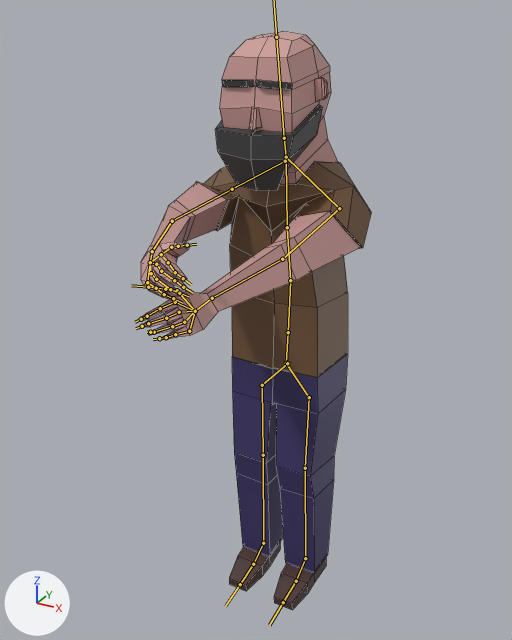
The FBX model Assets/Models/3D/game items/character.fbx: old version first, new version second.
One viewpoint serves both versions: a 50 mm lens placed at (1.62, -3.44, 3.52), pointed at (-0.07, -0.36, 1.99). Lighting does not change. The marker at lower left points along +X, +Y and +Z. Both versions are drawn at frame 28 of the action 'Character|Extract'; the numbers are the values there. The bones that bend it are drawn over the model as lines. Mesh edges are drawn as thin lines.
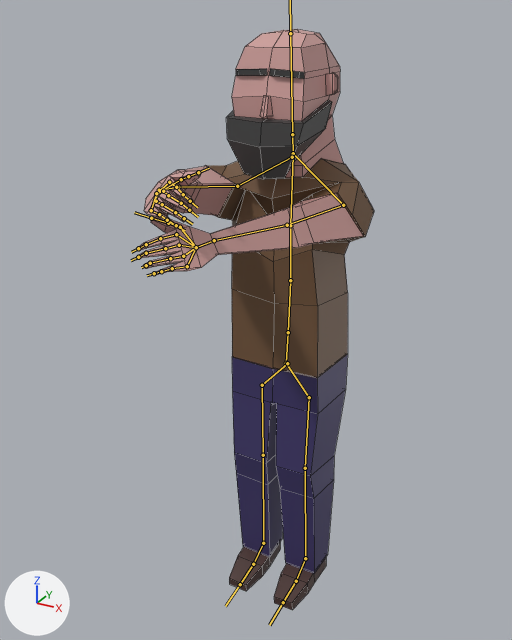
Changed parts and their boxes (x1, y1, x2, y2) in the pictures (512 x 640 px):
```json
{"object": "Cube", "change": "posed", "before": [140, 31, 371, 610], "after": [138, 29, 374, 610]}
{"bone": "Bone.001", "before": "(290, 280) to (287, 227)", "after": "(290, 280) to (290, 225)"}
{"bone": "Bone.006", "before": "(339, 208) to (282, 259)", "after": "(343, 205) to (287, 225)"}
{"bone": "Bone.029", "before": "(232, 189) to (172, 221)", "after": "(237, 186) to (178, 187)"}
```

Scene script edits in JSON lines:
```json
{"block": "bone_bone_001", "where": "bone_bone_001 = bpy.data.objects['Character'].pose.bones['Bone.001']  # child of 'Bone.051'"}
{"op": "set", "path": "bone_bone_001.rotation_quaternion", "old": "(0.998, 0.058, -0.001, 0.001)", "new": "(1.0, 0.0, 0.0, 0.0)", "note": "degrees (7, 0, 0) -> degrees (0, 0, 0)"}
{"block": "bone_bone_006", "where": "bone_bone_006 = bpy.data.objects['Character'].pose.bones['Bone.006']  # child of 'Bone.005'"}
{"op": "set", "path": "bone_bone_006.rotation_quaternion", "old": "(0.732, -0.65, -0.086, -0.187)", "new": "(0.684, -0.681, -0.106, -0.238)", "note": "degrees (-81, -22, -10) -> degrees (-87, -28, -12)"}
{"block": "bone_bone_029", "where": "bone_bone_029 = bpy.data.objects['Character'].pose.bones['Bone.029']  # child of 'Bone.028'"}
{"op": "set", "path": "bone_bone_029.rotation_quaternion", "old": "(0.717, -0.485, 0.129, -0.484)", "new": "(0.664, -0.539, 0.151, -0.496)", "note": "degrees (-59, -17, -59) -> degrees (-67, -20, -61)"}
```
